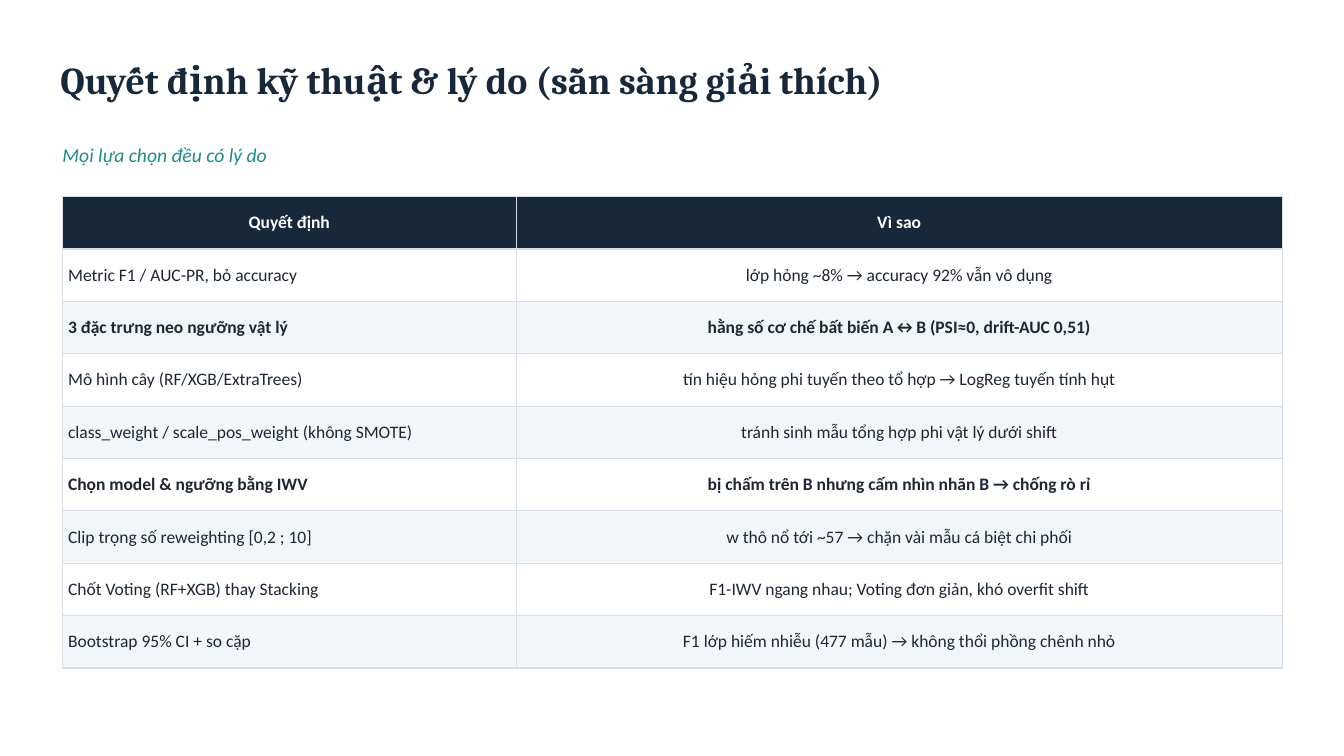
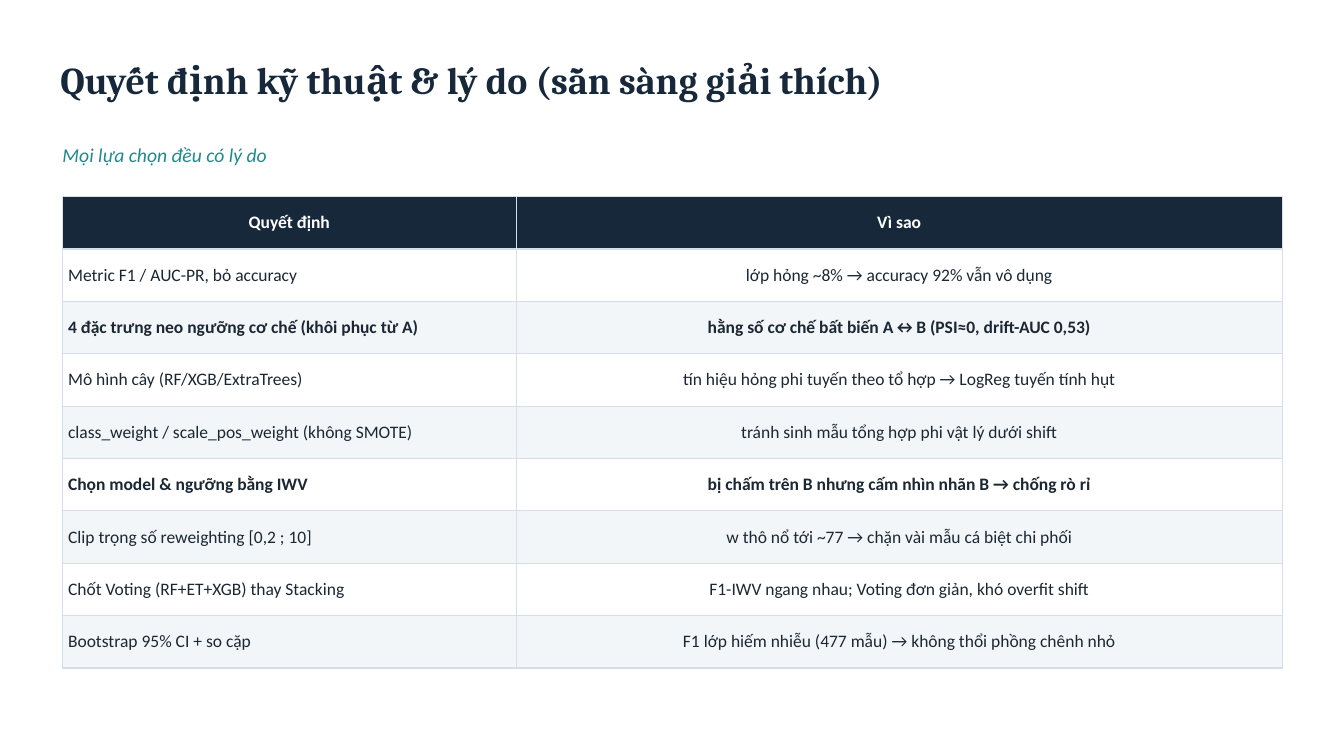
Before and after one commit to tuanhuu3264/MasterDegree_ML_GroupProject, a slide deck: slide 26 of bai_tap_cuoi_khoa/bao_cao/SLIDE_THUYET_TRINH_v6.pptx. Drawn at 1344x756 pixels with LibreOffice and Linux fonts; fonts in the diff are those of the drawing. Boxes give left, top, right and bottom in pixels: in the first picture for what was removed or moved away, otherwise in the second. Text is boxed around its words. In the diff, an @@ line names an element or a change of style, - is before the commit and + after.

```diff
--- a/bai_tap_cuoi_khoa/bao_cao/SLIDE_THUYET_TRINH_v6.pptx
+++ b/bai_tap_cuoi_khoa/bao_cao/SLIDE_THUYET_TRINH_v6.pptx
@@ table at [63,197,1282,668] @@
-row 3, column 1: 3 đặc trưng neo ngưỡng vật lý
+row 3, column 1: 4 đặc trưng neo ngưỡng cơ chế (khôi phục từ A)
-row 3, column 2: hằng số cơ chế bất biến A↔B (PSI≈0, drift-AUC 0,51)
+row 3, column 2: hằng số cơ chế bất biến A↔B (PSI≈0, drift-AUC 0,53)
-row 7, column 2: w thô nổ tới ~57 → chặn vài mẫu cá biệt chi phối
+row 7, column 2: w thô nổ tới ~77 → chặn vài mẫu cá biệt chi phối
-row 8, column 1: Chốt Voting (RF+XGB) thay Stacking
+row 8, column 1: Chốt Voting (RF+ET+XGB) thay Stacking
```
Also in this commit, not shown: 14 other slides changed, 22 other files.
